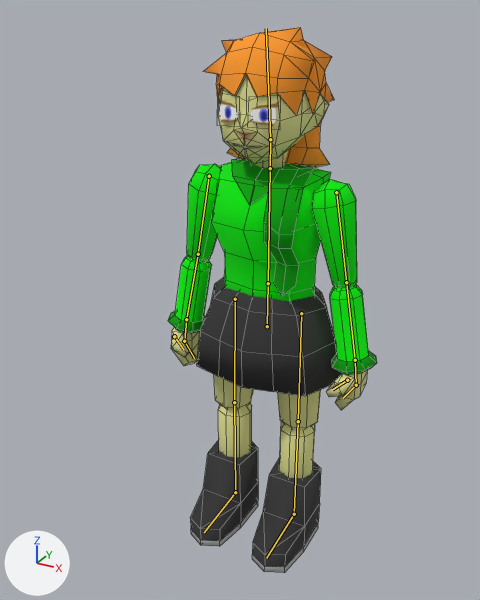
The Blender file gfx/models/characters/rastera.blend, before and after one commit.
Rendered twice from a camera (50 mm lens) standing at (3.49, -7.09, 7.01) and looking at (-0.2, -0.38, 3.65). The lights are fixed; the arrows at lower left show +X, +Y and +Z. The bones that bend it are drawn over the model as lines. Mesh edges are drawn as thin lines.

In view in the first picture: 'rastera'.
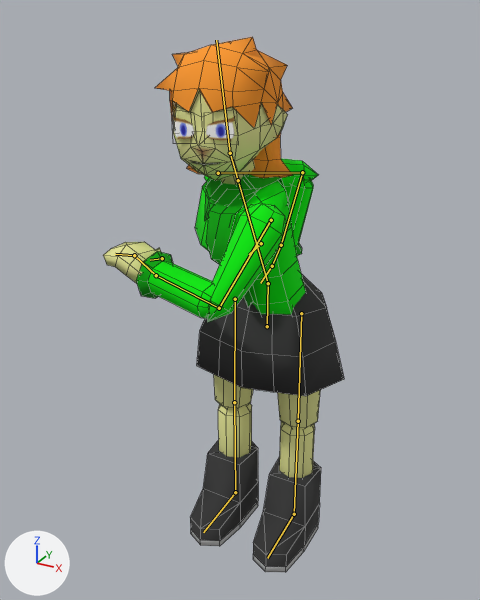
The newer file adds an action. The first version stands in its rest pose; the second is drawn at frame 20 of the action 'attack'.

Scene script edits in JSON lines:
```json
{"block": "bone_spine", "where": "bone_spine = bpy.data.objects['rastera_rig'].pose.bones['spine']  # child of 'pelvis'"}
{"op": "set", "path": "bone_spine.rotation_quaternion", "old": "(1.0, 0.0, 0.0, 0.0)", "new": "(0.925, 0.16, -0.344, 0.015)", "note": "degrees (0, 0, 0) -> degrees (22, -40, -6)"}
{"block": "bone_head", "where": "bone_head = bpy.data.objects['rastera_rig'].pose.bones['head']  # child of 'neck'"}
{"op": "set", "path": "bone_head.rotation_quaternion", "old": "(1.0, 0.0, 0.0, 0.0)", "new": "(0.916, -0.139, 0.371, -0.056)", "note": "degrees (0, 0, 0) -> degrees (-23, 42, -16)"}
{"block": "bone_arm_l", "where": "bone_arm_l = bpy.data.objects['rastera_rig'].pose.bones['arm.l']  # child of 'spine'"}
{"op": "set", "path": "bone_arm_l.rotation_quaternion", "old": "(1.0, 0.0, 0.0, 0.0)", "new": "(0.847, 0.472, -0.241, -0.036)", "note": "degrees (0, 0, 0) -> degrees (62, -22, -18)"}
{"block": "bone_forearm_l", "where": "bone_forearm_l = bpy.data.objects['rastera_rig'].pose.bones['forearm.l']  # child of 'arm.l'"}
{"op": "set", "path": "bone_forearm_l.rotation_quaternion", "old": "(1.0, 0.0, 0.0, 0.0)", "new": "(0.65, 0.324, 0.29, -0.623)", "note": "degrees (0, 0, 0) -> degrees (6, 51, -85)"}
{"block": "bone_hand_l", "where": "bone_hand_l = bpy.data.objects['rastera_rig'].pose.bones['hand.l']  # child of 'forearm.l'"}
{"op": "set", "path": "bone_hand_l.rotation_quaternion", "old": "(1.0, 0.0, 0.0, 0.0)", "new": "(0.698, 0.074, 0.659, 0.27)", "note": "degrees (0, 0, 0) -> degrees (75, 62, 92)"}
{"block": "bone_arm_r", "where": "bone_arm_r = bpy.data.objects['rastera_rig'].pose.bones['arm.r']  # child of 'spine'"}
{"op": "set", "path": "bone_arm_r.rotation_quaternion", "old": "(1.0, 0.0, 0.0, 0.0)", "new": "(0.743, -0.625, 0.239, 0.033)", "note": "degrees (0, 0, 0) -> degrees (-83, 23, -16)"}
{"block": "bone_forearm_r", "where": "bone_forearm_r = bpy.data.objects['rastera_rig'].pose.bones['forearm.r']  # child of 'arm.r'"}
{"op": "set", "path": "bone_forearm_r.rotation_quaternion", "old": "(1.0, 0.0, 0.0, 0.0)", "new": "(0.581, 0.766, -0.231, 0.148)", "note": "degrees (0, 0, 0) -> degrees (109, -30, -12)"}
{"block": "bone_hand_r", "where": "bone_hand_r = bpy.data.objects['rastera_rig'].pose.bones['hand.r']  # child of 'forearm.r'"}
{"op": "set", "path": "bone_hand_r.rotation_quaternion", "old": "(1.0, 0.0, 0.0, 0.0)", "new": "(0.913, 0.074, 0.388, -0.105)", "note": "degrees (0, 0, 0) -> degrees (5, 46, -11)"}
```

Pixel boxes [x1, y1, x2, y2] of what changed, in the pictures (480 x 600 px):
```json
{"object": "rastera", "change": "posed", "before": [168, 27, 377, 573], "after": [103, 37, 344, 572], "on screen": "15% wider"}
{"bone": "spine", "before": "(268, 283) to (270, 168)", "after": "(268, 283) to (238, 180)"}
{"bone": "head", "before": "(270, 139) to (266, 28)", "after": "(230, 153) to (216, 40)"}
{"bone": "arm.l", "before": "(336, 192) to (346, 282)", "after": "(271, 220) to (219, 308)"}
{"bone": "forearm.l", "before": "(346, 282) to (355, 360)", "after": "(219, 308) to (156, 275)"}
{"bone": "hand.l", "before": "(355, 360) to (356, 385)", "after": "(156, 275) to (134, 255)"}
{"bone": "arm.r", "before": "(209, 176) to (198, 254)", "after": "(218, 173) to (302, 172)"}
{"bone": "forearm.r", "before": "(198, 254) to (186, 319)", "after": "(302, 172) to (281, 245)"}
{"bone": "hand.r", "before": "(186, 319) to (184, 341)", "after": "(281, 245) to (272, 266)"}
```
